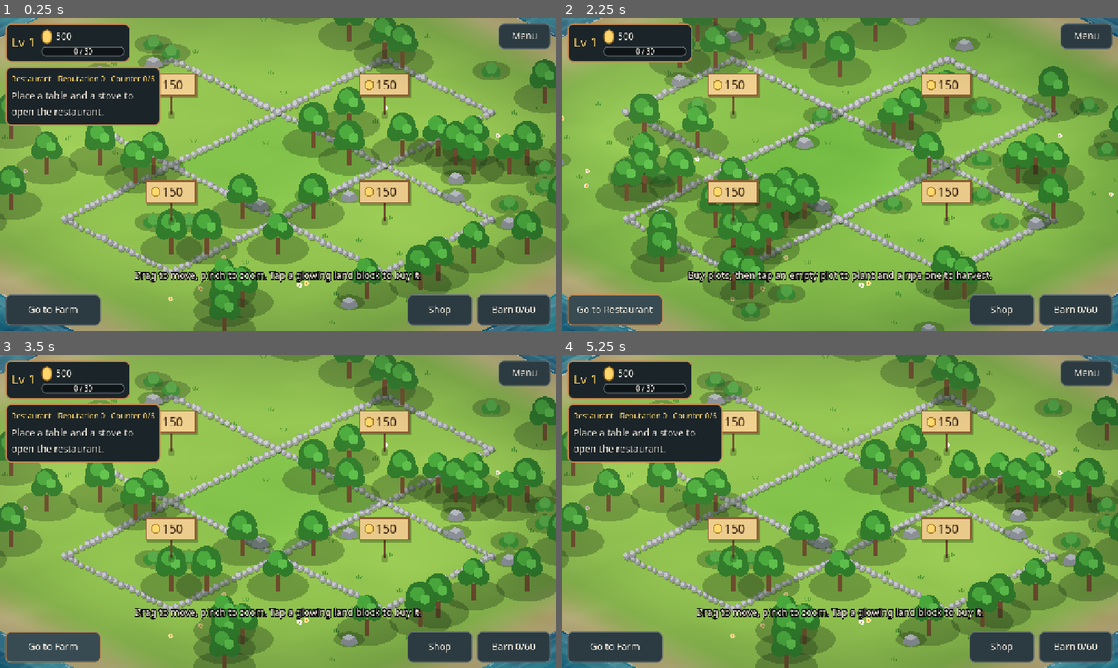
Above: before the commit, frames 1-4 (two rows, left to right).
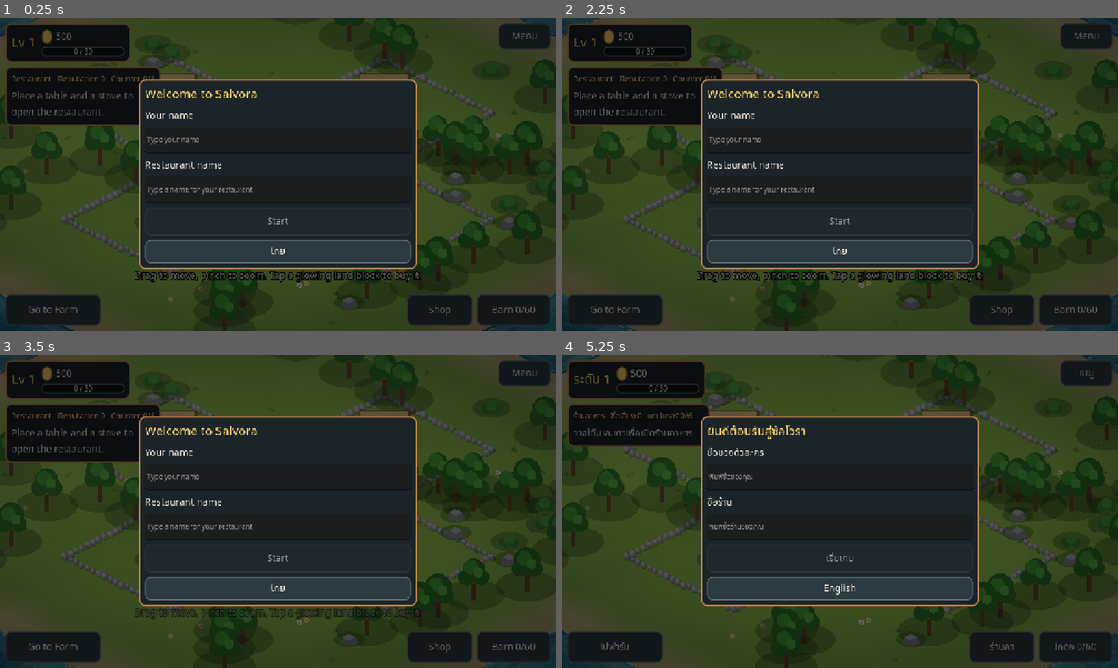
Above: after the commit, the same moments.

Repository: sakagitnat/My-game
Game: Godot game, scene res://scenes/world.tscn
Two runs of this game, one before a commit and one after it. Both use one fixed random seed, a clock stepped at 60 frames per second and the inputs below.
Inputs (mouse positions are in pixels of both pictures, inside the frame that each line leads up to):
- Up to frame 1 (0.25 s): no input
- Up to frame 2 (2.25 s): click "Go to Farm" at 0.5 s; click "Go to Restaurant" (after the commit: "Go to Farm") at 1.25 s; click "Go to Farm" at 2 s
- Up to frame 3 (3.5 s): click "Go to Restaurant" (after the commit: "Go to Farm") at 2.75 s
- Up to frame 4 (5.25 s): click "Shop" at 3.5 s; click "Barn 0/60" at 4.25 s; click (840, 589) at 5 s, where only the run after the commit has a clickable "ไทย"

The runs differ from the first frame. In frame 1, 93% of the frame differs, in the area x 0-100%, y 0-100%; in frame 2, 97%; in frame 3, 93%; in frame 4, 95%.

Commit message:
Ask for the player and restaurant names on first launch
Co-Authored-By: Claude Sonnet 5.5 <noreply@anthropic.com>
Claude-Session: https://claude.ai/code/session_017R2xVMGFyizhgT3oNq3RGh

Diff:
--- a/data/strings.json
+++ b/data/strings.json
@@ -104,5 +104,12 @@
 	"MSG_BUSY": {"en": "The hens are busy. %s left.", "th": "ไก่ยังไม่ออกไข่ เหลือ %s"},
 	"MSG_NO_FEED": {"en": "Feed the hens 1 wheat first.", "th": "ต้องมีข้าวสาลี 1 ชิ้นเพื่อให้อาหารไก่"},
 	"MSG_FULL": {"en": "Barn is full. Sell something first.", "th": "โกดังเต็ม ขายของก่อน"},
+	"NAME_TITLE": {"en": "Welcome to Salvora", "th": "ยินดีต้อนรับสู่ซัลโวรา"},
+	"NAME_PLAYER": {"en": "Your name", "th": "ชื่อของตัวละคร"},
+	"NAME_RESTAURANT": {"en": "Restaurant name", "th": "ชื่อร้าน"},
+	"NAME_PLAYER_HINT": {"en": "Type your name", "th": "พิมพ์ชื่อของคุณ"},
+	"NAME_RESTAURANT_HINT": {"en": "Type a name for your restaurant", "th": "พิมพ์ชื่อร้านของคุณ"},
+	"BTN_START": {"en": "Start", "th": "เริ่มเกม"},
+	"MSG_WELCOME": {"en": "Welcome, %s! %s is open for business.", "th": "ยินดีต้อนรับ %s! ร้าน %s พร้อมเปิดให้บริการแล้ว"},
 	"MSG_SOLD": {"en": "Sold for %d coins.", "th": "ขายได้ %d เหรียญ"}
 }
--- a/scripts/autoload/game_state.gd
+++ b/scripts/autoload/game_state.gd
@@ -15,12 +15,16 @@
 const BARN_STEP := 30
 const BARN_BASE_COST := 100
 const OBSTACLE_SEED := 20261002
+const NAME_MAX := 14
 const CLEAR_AREA := Rect2i(13, 13, 4, 4)
 
 var coins: int = START_COINS
 var xp: int = 0
 var level: int = 1
 var language: String = ""
+var player_name: String = ""
+var restaurant_name: String = ""
+var ask_names: bool = true  # tests turn this off so the naming screen stays out of the way
 var grids: Dictionary = {}
 var inventory: Inventory = Inventory.new(60)
 var save_path: String = SAVE_PATH
@@ -49,6 +53,8 @@
 		if spawn_obstacles:
 			scatter_obstacles(z)
 	inventory = Inventory.new(60)
+	player_name = ""
+	restaurant_name = ""
 
 # Distance in cells from the island edge (0 on the outermost ring).
 static func edge_distance(c: Vector2i) -> int:
@@ -367,6 +373,20 @@
 	_commit()
 	return "ok"
 
+func has_names() -> bool:
+	return player_name != "" and restaurant_name != ""
+
+# Names are trimmed and limited to NAME_MAX characters. Returns "ok" or "empty".
+func set_names(player: String, shop: String) -> String:
+	var p := player.strip_edges().left(NAME_MAX)
+	var r := shop.strip_edges().left(NAME_MAX)
+	if p == "" or r == "":
+		return "empty"
+	player_name = p
+	restaurant_name = r
+	_commit()
+	return "ok"
+
 func set_language(code: String) -> void:
 	language = code
 	_commit()
@@ -381,7 +401,7 @@
 	for z in grids:
 		g[z] = grids[z].to_dict()
 	return SaveStore.write(save_path, {
-		"coins": coins, "xp": xp, "level": level, "language": language, "grids": g, "inventory": inventory.to_dict(), "restaurant": restaurant.to_dict()})
+		"coins": coins, "xp": xp, "level": level, "language": language, "player_name": player_name, "restaurant_name": restaurant_name, "grids": g, "inventory": inventory.to_dict(), "restaurant": restaurant.to_dict()})
 
 func load_game() -> bool:
 	var d := SaveStore.read(save_path)
@@ -391,6 +411,8 @@
 	level = maxi(1, int(d.get("level", 1)))
 	xp = clampi(int(d.get("xp", 0)), 0, xp_for_next() - 1)
 	language = str(d.get("language", ""))
+	player_name = str(d.get("player_name", "")).left(NAME_MAX)
+	restaurant_name = str(d.get("restaurant_name", "")).left(NAME_MAX)
 	var gd = d.get("grids", {})
 	if gd is Dictionary:
 		for z in Catalog.ZONES:
--- a/scripts/ui/hud.gd
+++ b/scripts/ui/hud.gd
@@ -43,6 +43,7 @@
 var _rest_sig := ""
 var _rest_bars: Dictionary = {}
 var _rest_timer := 0.0
+var name_draft := ["", ""]
 
 func _ready() -> void:
 	layer = 10
@@ -211,6 +212,8 @@
 	return b
 
 func _on_dim_input(event: InputEvent) -> void:
+	if modal_kind == "names":
+		return
 	if event is InputEventMouseButton and event.pressed:
 		close_modal()
 
@@ -236,6 +239,8 @@
 	var msg := Loc.t(message_key)
 	message_label.text = msg % message_arg if message_arg != null else msg
 	_refresh_restaurant(true)
+	if GameState.ask_names and not GameState.has_names() and modal_kind != "names":
+		open_modal("names")
 	if modal.visible:
 		_build_modal()
 
@@ -317,7 +322,7 @@
 		rest_body.remove_child(child)
 		child.queue_free()
 	var head := Label.new()
-	head.text = "%s   %s   %s" % [Loc.t("ZONE_RESTAURANT"), Loc.t("REST_REP") % r.reputation,
+	head.text = "%s   %s   %s" % [GameState.restaurant_name if GameState.restaurant_name != "" else Loc.t("ZONE_RESTAURANT"), Loc.t("REST_REP") % r.reputation,
 		Loc.t("REST_COUNTER") % [r.counter.size(), int(Catalog.RESTAURANT.counter_slots)]]
 	head.add_theme_font_size_override("font_size", 18)
 	head.add_theme_color_override("font_color", UiTheme.GOLD)
@@ -533,6 +538,7 @@
 		"barn": _build_barn()
 		"settings": _build_settings()
 		"confirm": _build_confirm()
+		"names": _build_names()
 
 func _build_shop() -> void:
 	_modal_header(Loc.t("SHOP_TITLE") + " - " + Loc.t("ZONE_RESTAURANT" if zone == "restaurant" else "ZONE_FARM"))
@@ -634,6 +640,48 @@
 	reset.pressed.connect(func() -> void: ask_confirm(Loc.t("CONFIRM_RESET"), func() -> void: reset_confirmed.emit()))
 	modal_body.add_child(reset)
 
+# First-run screen: the player and the restaurant get names. It cannot be dismissed without them.
+func _build_names() -> void:
+	var title := Label.new()
+	title.text = Loc.t("NAME_TITLE")
+	title.add_theme_font_size_override("font_size", 28)
+	title.add_theme_color_override("font_color", UiTheme.GOLD)
+	modal_body.add_child(title)
+	var start := Button.new()
+	var edits: Array[LineEdit] = []
+	var keys := [["NAME_PLAYER", "NAME_PLAYER_HINT"], ["NAME_RESTAURANT", "NAME_RESTAURANT_HINT"]]
+	for i in keys.size():
+		var l := Label.new()
+		l.text = Loc.t(keys[i][0])
+		modal_body.add_child(l)
+		var e := LineEdit.new()
+		e.placeholder_text = Loc.t(keys[i][1])
+		e.max_length = GameState.NAME_MAX
+		e.text = name_draft[i]
+		e.custom_minimum_size = Vector2(0, 60)
+		e.text_changed.connect(func(t: String) -> void:
+			name_draft[i] = t
+			start.disabled = name_draft[0].strip_edges() == "" or name_draft[1].strip_edges() == "")
+		modal_body.add_child(e)
+		edits.append(e)
+	start.text = Loc.t("BTN_START")
+	start.custom_minimum_size = Vector2(0, 64)
+	start.disabled = name_draft[0].strip_edges() == "" or name_draft[1].strip_edges() == ""
+	start.pressed.connect(_on_names_done)
+	modal_body.add_child(start)
+	var lang := Button.new()
+	lang.text = Loc.t("LANG_BUTTON")
+	lang.custom_minimum_size = Vector2(0, 52)
+	lang.pressed.connect(Loc.toggle)
+	modal_body.add_child(lang)
+
+func _on_names_done() -> void:
+	if GameState.set_names(name_draft[0], name_draft[1]) != "ok":
+		return
+	name_draft = ["", ""]
+	close_modal()
+	show_message("MSG_WELCOME", [GameState.player_name, GameState.restaurant_name])
+
 func _build_confirm() -> void:
 	var l := Label.new()
 	l.text = confirm_text
--- /dev/null
+++ b/tests/names.gd
@@ -0,0 +1,97 @@
+extends SceneTree
+
+var failures := 0
+
+func check(cond: bool, label: String) -> void:
+	if not cond:
+		failures += 1
+		printerr("FAIL: ", label)
+
+func _initialize() -> void:
+	call_deferred("run")
+
+func run() -> void:
+	var gs = root.get_node("/root/GameState")
+	var loc = root.get_node("/root/Loc")
+	loc.set_language("en")
+	gs.save_path = "user://test_salvora_names.json"
+	DirAccess.remove_absolute(ProjectSettings.globalize_path(gs.save_path))
+	gs.autosave = false
+	gs.spawn_obstacles = false
+	gs.restaurant_active = false
+	gs.ask_names = true
+	gs.reset()
+
+	check(not gs.has_names(), "a new game has no names")
+	check(gs.set_names("  ", "Cafe") == "empty" and not gs.has_names(), "blank names are refused")
+	check(gs.set_names("  Mali  ", "Sea Breeze Kitchen Extra Long") == "ok", "names are accepted")
+	check(gs.player_name == "Mali" and gs.restaurant_name.length() == gs.NAME_MAX, "names are trimmed and limited")
+
+	gs.autosave = true
+	gs.save_game()
+	gs.reset()
+	check(not gs.has_names(), "reset clears the names")
+	check(gs.load_game() and gs.player_name == "Mali" and gs.restaurant_name.length() == gs.NAME_MAX, "names persist in saves")
+	var f := FileAccess.open(gs.save_path, FileAccess.WRITE)
+	f.store_string(JSON.stringify({"version": 1, "coins": 5}))
+	f.close()
+	gs.reset()
+	check(gs.load_game() and not gs.has_names(), "a save from before names loads and asks again")
+	gs.autosave = false
+
+	# The naming screen appears on its own and cannot be skipped
+	gs.reset()
+	var world = load("res://scenes/world.tscn").instantiate()
+	root.add_child(world)
+	await process_frame
+	var hud = world.hud
+	check(hud.modal.visible and hud.modal_kind == "names", "naming screen opens on a new game")
+	hud._on_dim_input(_click())
+	check(hud.modal.visible and hud.modal_kind == "names", "tapping outside does not dismiss it")
+	var edits: Array = hud.modal_body.find_children("*", "LineEdit", true, false)
+	check(edits.size() == 2, "two text fields: player and restaurant")
+	var start: Button = null
+	for b in hud.modal_body.find_children("*", "Button", true, false):
+		if b.text == loc.t("BTN_START"):
+			start = b
+	check(start != null and start.disabled, "Start is disabled while the names are empty")
+	edits[0].text = "Mali"
+	edits[0].text_changed.emit("Mali")
+	check(start.disabled, "Start stays disabled with one name")
+	edits[1].text = "Sea Breeze"
+	edits[1].text_changed.emit("Sea Breeze")
+	check(not start.disabled, "Start enables with both names")
+	loc.toggle()
+	await process_frame
+	edits = hud.modal_body.find_children("*", "LineEdit", true, false)
+	check(edits[0].text == "Mali" and edits[1].text == "Sea Breeze", "typed names survive a language change")
+	start = null
+	for b in hud.modal_body.find_children("*", "Button", true, false):
+		if b.text == loc.t("BTN_START"):
+			start = b
+	start.pressed.emit()
+	check(not hud.modal.visible and gs.player_name == "Mali" and gs.restaurant_name == "Sea Breeze", "Start saves the names and closes")
+	check(hud.message_key == "MSG_WELCOME" and hud.message_label.text.contains("Mali") and hud.message_label.text.contains("Sea Breeze"), "the welcome line speaks the names")
+	check(loc.t("MSG_WELCOME").count("%s") == 2, "the welcome line is a two-name template in both languages")
+	loc.set_language("th")
+	check(loc.t("MSG_WELCOME").count("%s") == 2, "Thai welcome line takes the same two names")
+
+	world._on_reset()
+	await process_frame
+	check(hud.modal.visible and hud.modal_kind == "names" and not gs.has_names(), "resetting the game asks for names again")
+	world.queue_free()
+	await process_frame
+
+	DirAccess.remove_absolute(ProjectSettings.globalize_path(gs.save_path))
+	if failures == 0:
+		print("PASS: names (naming screen, limits, saves, welcome line, reset)")
+		quit(0)
+	else:
+		printerr("%d check(s) failed" % failures)
+		quit(1)
+
+func _click() -> InputEventMouseButton:
+	var e := InputEventMouseButton.new()
+	e.pressed = true
+	e.button_index = MOUSE_BUTTON_LEFT
+	return e
--- a/tests/obstacles.gd
+++ b/tests/obstacles.gd
@@ -19,6 +19,7 @@
 	DirAccess.remove_absolute(ProjectSettings.globalize_path(gs.save_path))
 	gs.autosave = false
 	gs.restaurant_active = false
+	gs.ask_names = false
 	gs.spawn_obstacles = true
 	gs.reset()
 	gs.level = 10
--- a/tests/phase1.gd
+++ b/tests/phase1.gd
@@ -15,6 +15,7 @@
 	var loc = root.get_node("/root/Loc")
 	var assets = root.get_node("/root/Assets")
 	gs.restaurant_active = false
+	gs.ask_names = false
 	gs.spawn_obstacles = false
 	gs.save_path = "user://test_salvora.json"
 	DirAccess.remove_absolute(ProjectSettings.globalize_path(gs.save_path))
--- a/tests/phase2.gd
+++ b/tests/phase2.gd
@@ -14,6 +14,7 @@
 	var gs = root.get_node("/root/GameState")
 	var loc = root.get_node("/root/Loc")
 	gs.restaurant_active = false
+	gs.ask_names = false
 	gs.spawn_obstacles = false
 	gs.save_path = "user://test_salvora2.json"
 	DirAccess.remove_absolute(ProjectSettings.globalize_path(gs.save_path))
--- a/tests/progress.gd
+++ b/tests/progress.gd
@@ -19,6 +19,7 @@
 	var loc = root.get_node("/root/Loc")
 	loc.set_language("en")
 	gs.restaurant_active = false
+	gs.ask_names = false
 	gs.spawn_obstacles = false
 	gs.save_path = "user://test_salvora3.json"
 	DirAccess.remove_absolute(ProjectSettings.globalize_path(gs.save_path))
--- a/tests/restaurant.gd
+++ b/tests/restaurant.gd
@@ -20,6 +20,7 @@
 	var loc = root.get_node("/root/Loc")
 	loc.set_language("en")
 	gs.restaurant_active = false
+	gs.ask_names = false
 	gs.spawn_obstacles = false
 	gs.save_path = "user://test_salvora6.json"
 	DirAccess.remove_absolute(ProjectSettings.globalize_path(gs.save_path))
--- a/tests/view_state.gd
+++ b/tests/view_state.gd
@@ -20,6 +20,7 @@
 func run() -> void:
 	var gs = root.get_node("/root/GameState")
 	gs.restaurant_active = false
+	gs.ask_names = false
 	gs.spawn_obstacles = true
 	gs.save_path = "user://test_salvora5.json"
 	gs.autosave = false
Not shown, added: tests/names.gd.uid
Not shown, changed: .github/workflows/android.yml
Not shown, changed: .github/workflows/web-salvora.yml
Not shown, changed: docs/TOWN.md
